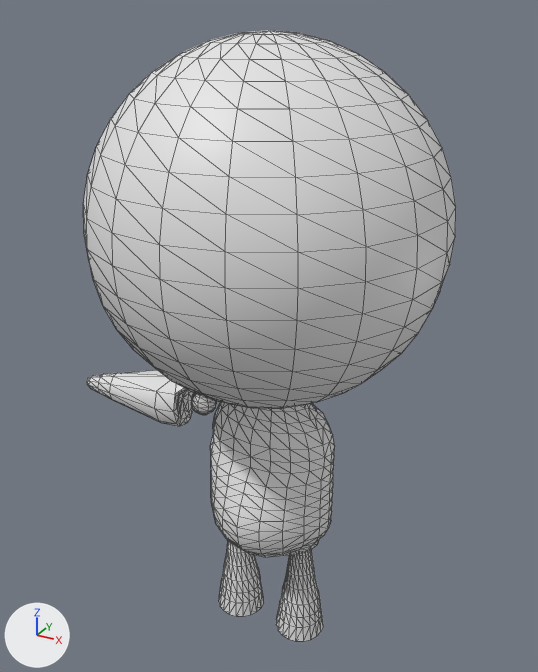
One commit to the OBJ model res/models/planetHead/exp_16.obj: the scene before it, then after it.
The view is the same before and after, from a 50 mm lens placed at (3.32, -6.06, 7.74), pointed at (-0.15, 0.24, 4.59). The axes (+X, +Y, +Z) are drawn at lower left. The lights are the same throughout. Mesh edges are drawn as thin lines. Where no turn or scale is listed for an object, it has been applied to the vertices.

In view in the first picture: 'exp_16'.
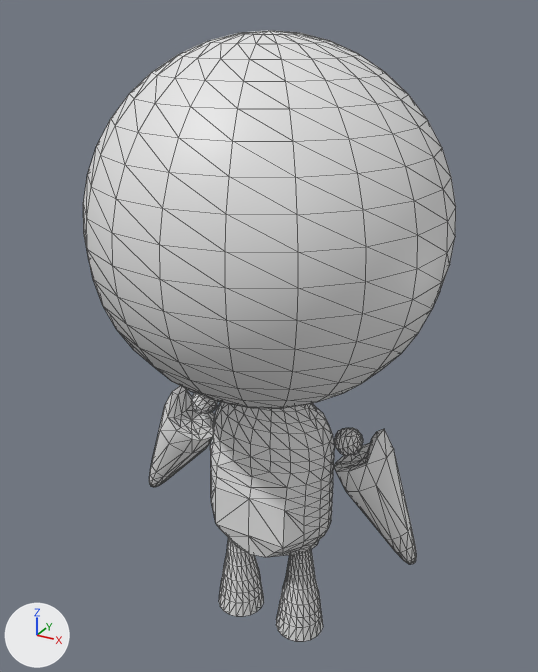
Location of each change, (x1, y1, x2, y2) in pixels of the pictures (538 x 672 px; the box of a moved part takes in the faces that stretch with it):
```json
{"part": 1, "of": "me_exp_16", "change": "moved or reshaped", "before": [191, 393, 216, 415], "after": [192, 393, 218, 414]}
{"part": 2, "of": "me_exp_16", "change": "moved or reshaped", "before": [86, 370, 194, 426], "after": [149, 386, 214, 487]}
{"part": 3, "of": "me_exp_16", "change": "added", "after": [334, 428, 363, 455]}
{"part": 4, "of": "me_exp_16", "change": "added", "after": [334, 429, 417, 564]}
{"part": 5, "of": "me_exp_16", "change": "cut back", "before": [211, 461, 304, 557], "after": [211, 461, 304, 557]}
```

The change, as JSON lines over the scene's bpy script:
```json
{"block": "me_exp_16", "where": "# used by ob_exp_16; location = (0.0, 0.0, 0.0)"}
{"op": "remove", "block": "me_exp_16", "code": "me_exp_16.from_pydata(...)  # 1316 vertices, 2608 faces; spans x -2.41..1.72, y -1.74..1.7, z 0.98..7.57"}
{"op": "add", "block": "me_exp_16", "code": "me_exp_16.from_pydata(...)  # 1438 vertices, 2844 faces; spans x -1.72..1.72, y -1.74..1.7, z 0.98..7.57"}
{"block": "me_exp_16", "change": "me_exp_16 part 1: the loose piece of 58 vertices spanning x -1.05..-0.76, y -0.05..0.24, z 3.52..3.82 is multiplied about its middle by the matrix ((0.494, 0.078, -0.866), (-0.155, 0.988, 0.0), (0.855, 0.135, 0.5)), then moved by (0.01, 0.0, 0.01)"}
{"block": "me_exp_16", "change": "me_exp_16 part 2: the loose piece of 90 vertices spanning x -2.41..-0.92, y -0.29..0.37, z 3.35..4.0 is multiplied about its middle by the matrix ((0.494, 0.078, -0.866), (-0.155, 0.988, 0.0), (0.855, 0.135, 0.5)), then moved by (0.39, 0.02, -0.65)"}
{"block": "me_exp_16", "change": "me_exp_16 part 3: the loose piece of 58 vertices spanning x -1.05..-0.76, y -0.05..0.24, z 3.52..3.82 is copied, and the copy is multiplied about its middle by the matrix ((-0.494, -0.078, 0.866), (0.155, -0.988, 0.0), (0.855, 0.135, 0.5)), then moved by (1.77, -0.01, 0.01); it spans x 0.72..1.02, y -0.06..0.24, z 3.53..3.83"}
{"block": "me_exp_16", "change": "me_exp_16 part 4: the loose piece of 90 vertices spanning x -2.41..-0.92, y -0.29..0.37, z 3.35..4.0 is copied, and the copy is multiplied about its middle by the matrix ((-0.494, -0.078, 0.866), (0.155, -0.988, 0.0), (0.855, 0.135, 0.5)), then moved by (2.92, 0.07, -0.65); it spans x 0.7..1.66, y -0.13..0.5, z 2.35..3.82"}
{"block": "me_exp_16", "change": "me_exp_16 part 5"}
{"block": "me_exp_16", "change": "33 vertices are removed from x -0.43..0.41, y -0.7..-0.46, z 2.36..3.25"}
{"block": "me_exp_16", "change": "88 faces are deleted"}
{"block": "me_exp_16", "change": "7 vertices are added at x -0.29..0.29, y -0.46..-0.39, z 2.39..3.25"}
{"block": "me_exp_16", "change": "36 new faces join them"}
```
